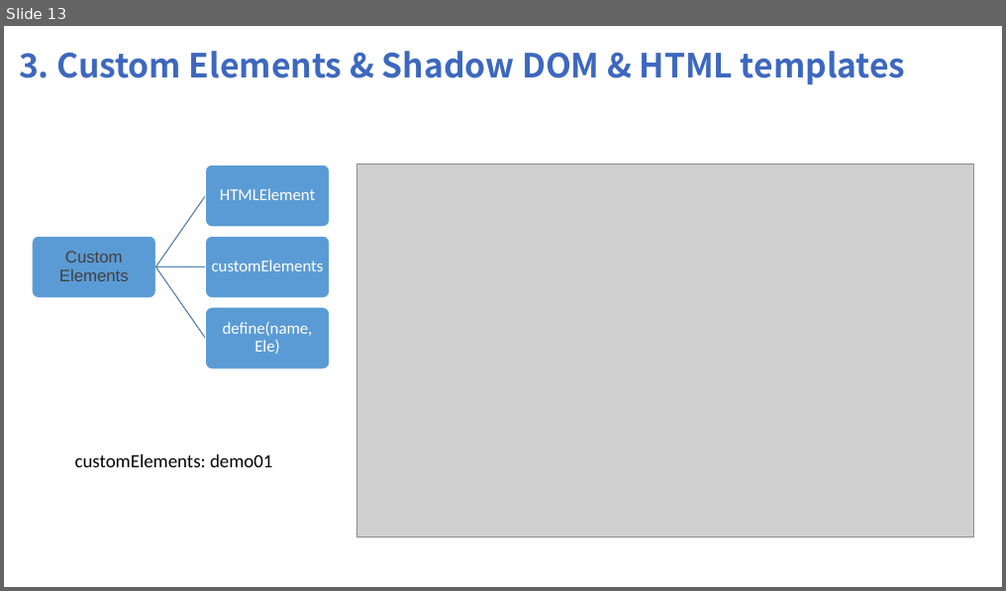
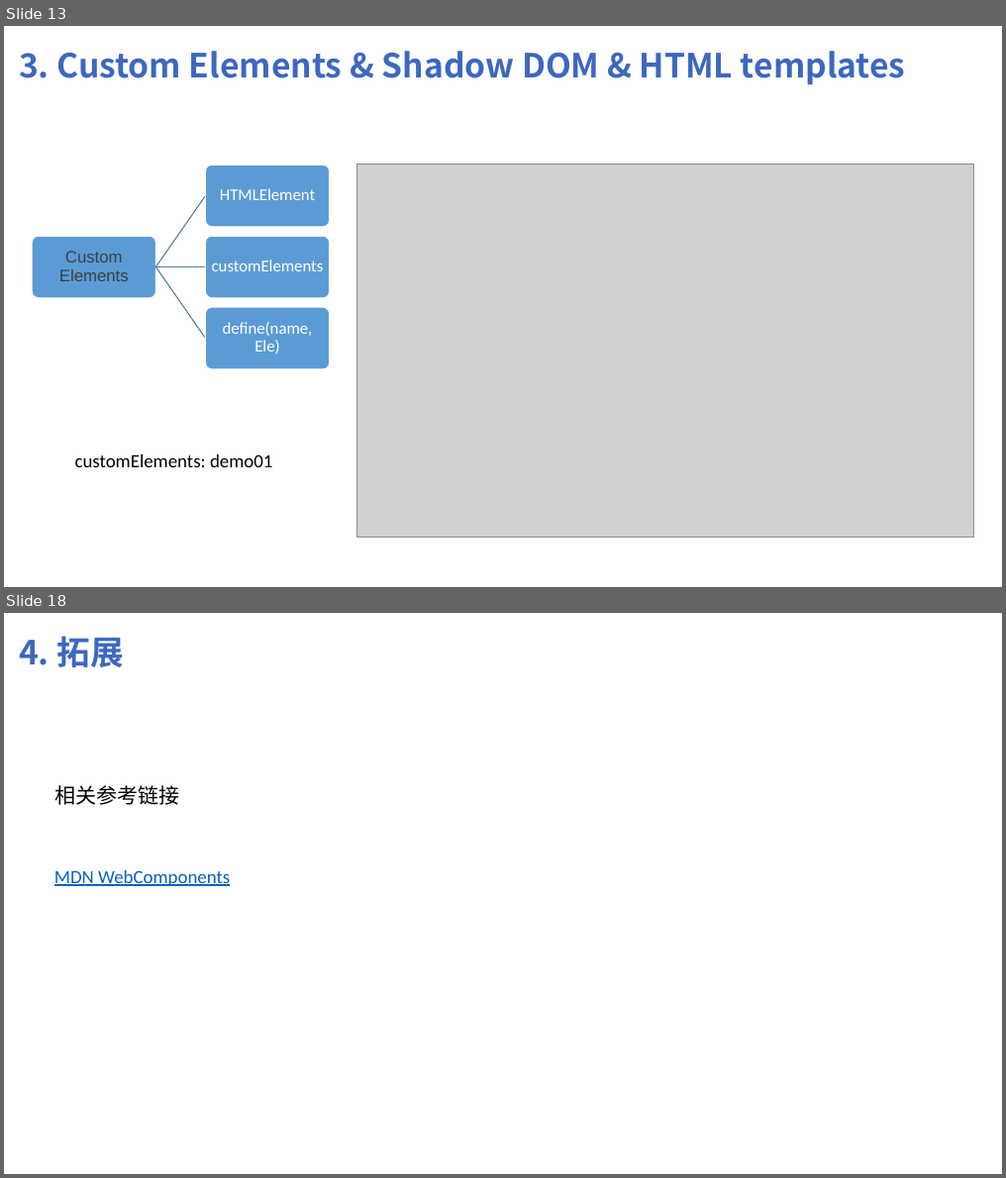
Before and after one commit to shuyancang/FE_learnings, a slide deck: webComponents/web Componts.pptx. Shown one above the other, each under a label of ours: slide 13 before the commit, slides 13 and 18 after it; the slides between them are not shown. The pictures are 1006x591 and 1006x1178 pixels, drawn with LibreOffice and Linux fonts; fonts in the diff are those of the drawing; grey boxes stand for pictures. Boxes give left, top, right and bottom in pixels: in the first picture for what was removed or moved away, otherwise in the second. Text is boxed around its words. In the diff, an @@ line names an element or a change of style, - is before the commit and + after.

```diff
--- a/webComponents/web Componts.pptx
+++ b/webComponents/web Componts.pptx
@@ slide 18 added at (x1=4, y1=613, x2=1002, y2=1174), background #FFFFFF @@
@@ text added at (x1=19, y1=636, x2=123, y2=667), 32 pt, text #3D68BF, bold @@
+4. 拓展
@@ title added at (x1=54, y1=785, x2=179, y2=805), 20 pt, text #000000 @@
+相关参考链接
@@ text added at (x1=54, y1=870, x2=230, y2=886), 18 pt, text #0563C1, underline @@
+MDN WebComponents
```
Also in this commit, not shown: 3 slides changed, 3 other slides added, 1 slide removed, 2 other files.
